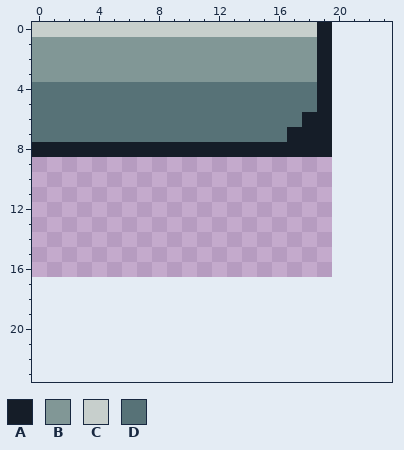
Edited in one commit: pixel-art file (simple_ground_31.aseprite). This is how it looked before the edit.
20x17 pixels, 1 frame. The old version is drawn lined up with the new one, on the new canvas.
Palette (. is transparent): A #151d28  B #819796  C #c7cfcc  D #577277
Pixels before, first column x 0:
0 CCCCCCCCCCCCCCCCCCCA
1 BBBBBBBBBBBBBBBBBBBA
2 BBBBBBBBBBBBBBBBBBBA
3 BBBBBBBBBBBBBBBBBBBA
4 DDDDDDDDDDDDDDDDDDDA
5 DDDDDDDDDDDDDDDDDDDA
6 DDDDDDDDDDDDDDDDDDAA
7 DDDDDDDDDDDDDDDDDAAA
8 AAAAAAAAAAAAAAAAAAAA
The result:
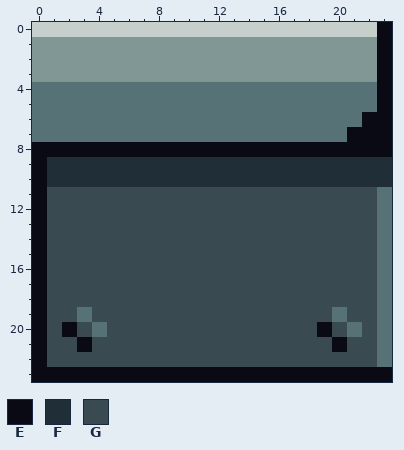
Colours new in this view: E #090a14  F #202e37  G #394a50
From old to new:
canvas 20x17 -> 24x24
The author put colour B in rows 1 to 3 at x 20 to 22.
Colour A becomes colour B in rows 1 to 3 at x 19.
The author put colour C in row 0 at x 20 to 22.
Colour A becomes colour C in row 0 at x 19.
The author put colour D in rows 4 to 5 at x 20 to 22; in row 6 at x 20 to 21; in row 7 at x 20; in rows 11 to 18 at x 23; in row 19 at x 3, 20 and 23; in row 20 at x 4, 21 and 23.
The author put colour D in rows 21 to 22 at x 23.
Colour A becomes colour D in rows 4 to 5 at x 19; in row 6 at x 18 to 19; in row 7 at x 17 to 19.
The author put colour E in rows 0 to 5 at x 23; in row 6 at x 22 to 23; in row 7 at x 21 to 23; in row 8 at x 20 to 23; in rows 9 to 19 at x 0; in row 20 at x 0, 2 and 19.
The author put colour E in row 21 at x 0, 3 and 20; in row 22 at x 0; in row 23 at x 0 to 23.
Colour A becomes colour E in row 8 at x 0 to 19.
The author put colour F in rows 9 to 10 at x 1 to 23.
The author put colour G in rows 11 to 18 at x 1 to 22; in row 19 at x 1 to 2, 4 to 19 and 21 to 22; in row 20 at x 1, 3, 5 to 18, 20 and 22; in row 21 at x 1 to 2, 4 to 19 and 21 to 22; in row 22 at x 1 to 22.
Where, in picture pixels (left, top, right, bottom), the same in both pictures:
changed: (32, 22, 392, 382)
